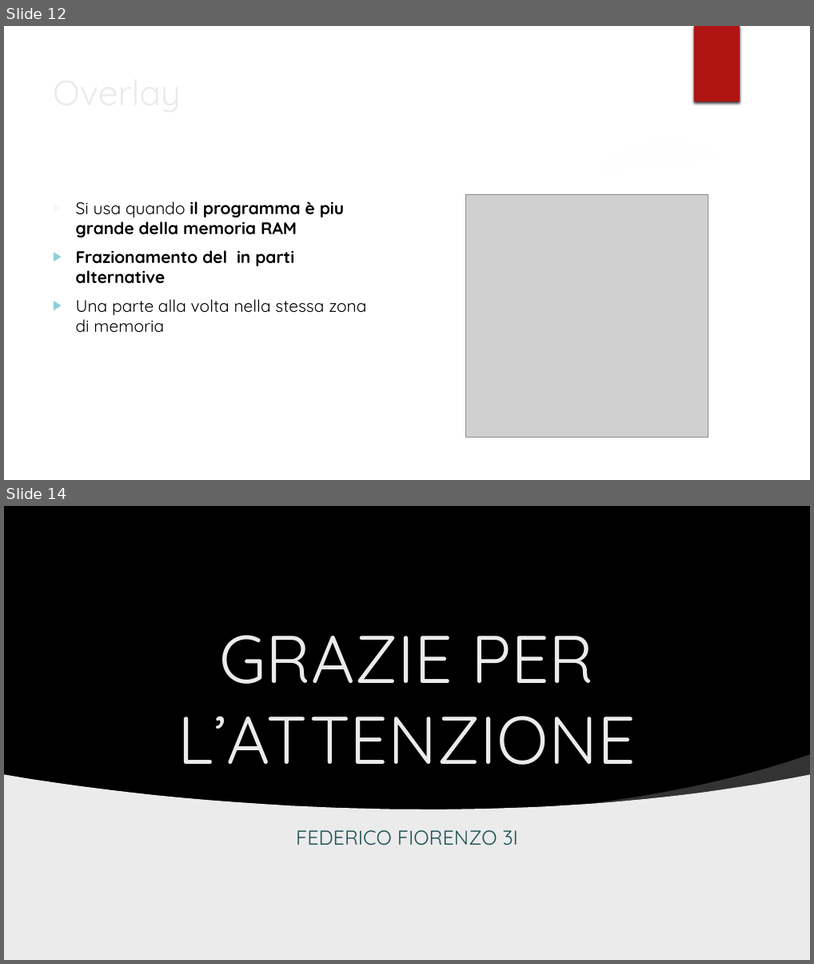
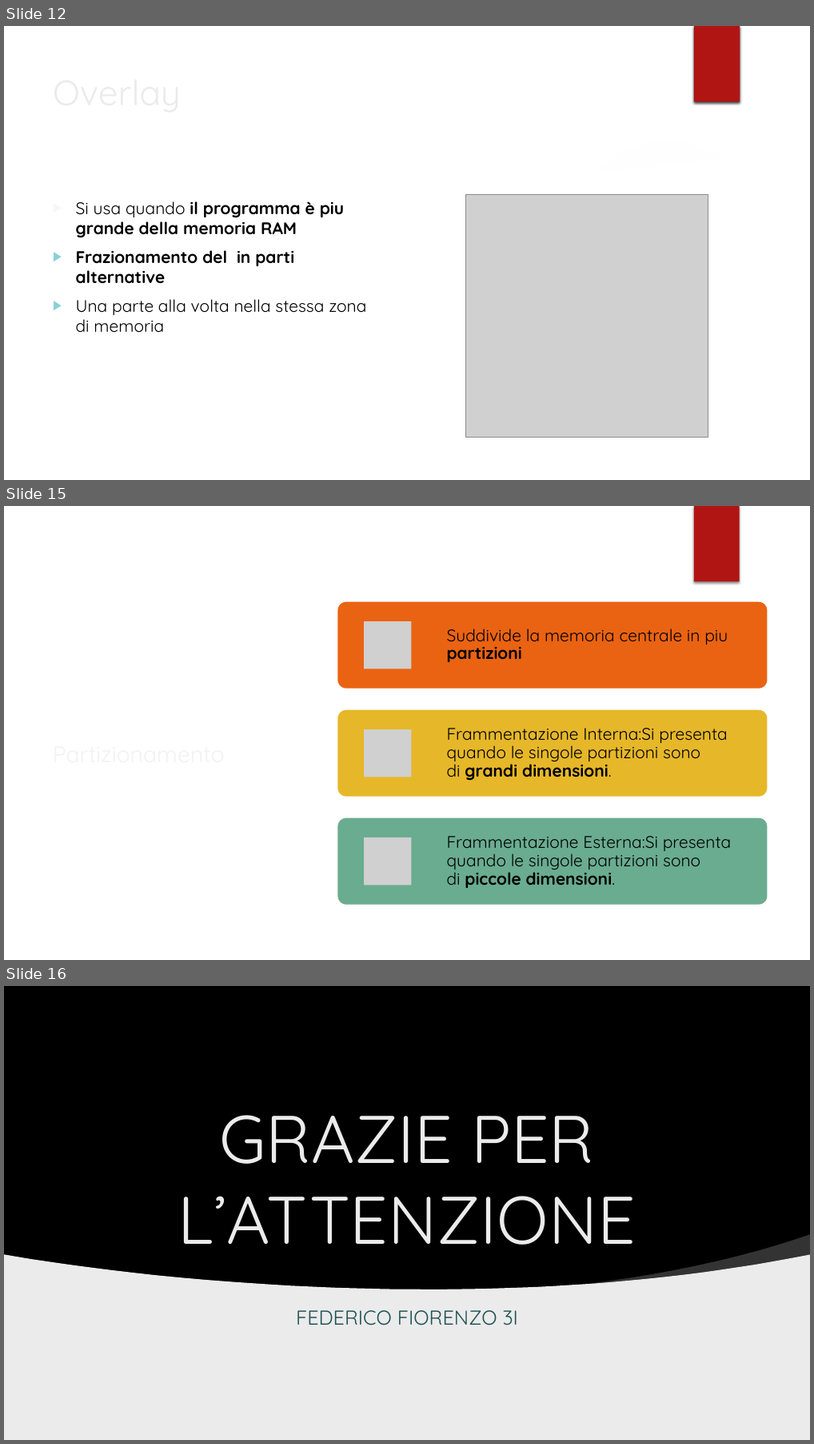
Before and after one commit to michelesantomauroitigeo/repositoryTPSIT2526, a slide deck: FIORENZO FEDERICO/02_FedericoFiorenzo.pptx. Shown one above the other, each under a label of ours: slides 12 and 14 before the commit, slides 12, 15 and 16 after it; the slides between them are not shown. The pictures are 814x964 and 814x1444 pixels, drawn with LibreOffice and Linux fonts; fonts in the diff are those of the drawing; grey boxes stand for pictures; background and template pictures are left out. Boxes give left, top, right and bottom in pixels: in the first picture for what was removed or moved away, otherwise in the second. Text is boxed around its words. In the diff, an @@ line names an element or a change of style, - is before the commit and + after.

```diff
--- a/FIORENZO FEDERICO/02_FedericoFiorenzo.pptx
+++ b/FIORENZO FEDERICO/02_FedericoFiorenzo.pptx
@@ slide 15 added at [4,506,810,960], background picture (left out); not listed: 1 template element that a slide beside it also shows @@
@@ freeform shape added at [266,506,302,752], fill #FFFFFF at 20% opacity @@
@@ freeform shape added at [279,506,810,960], fill #FFFFFF @@
@@ rectangle added at [694,506,740,582], fill #B01513 @@
@@ title added at [46,601,252,904], 27 pt, text #F2F2F2 @@
+Partizionamento
@@ group added at [338,601,767,904]: 3 rounded rectangles, 3 pictures, 3 texts @@
+Suddivide la memoria centrale in piu partizioni
+Frammentazione Interna:Si presenta quando le singole partizioni sono di grandi dimensioni.
+Frammentazione Esterna:Si presenta quando le singole partizioni sono di piccole dimensioni.
@@ what was slide 14 is now slide 16 @@
```
Also in this commit, not shown: 1 slide changed, 1 other slide added.
